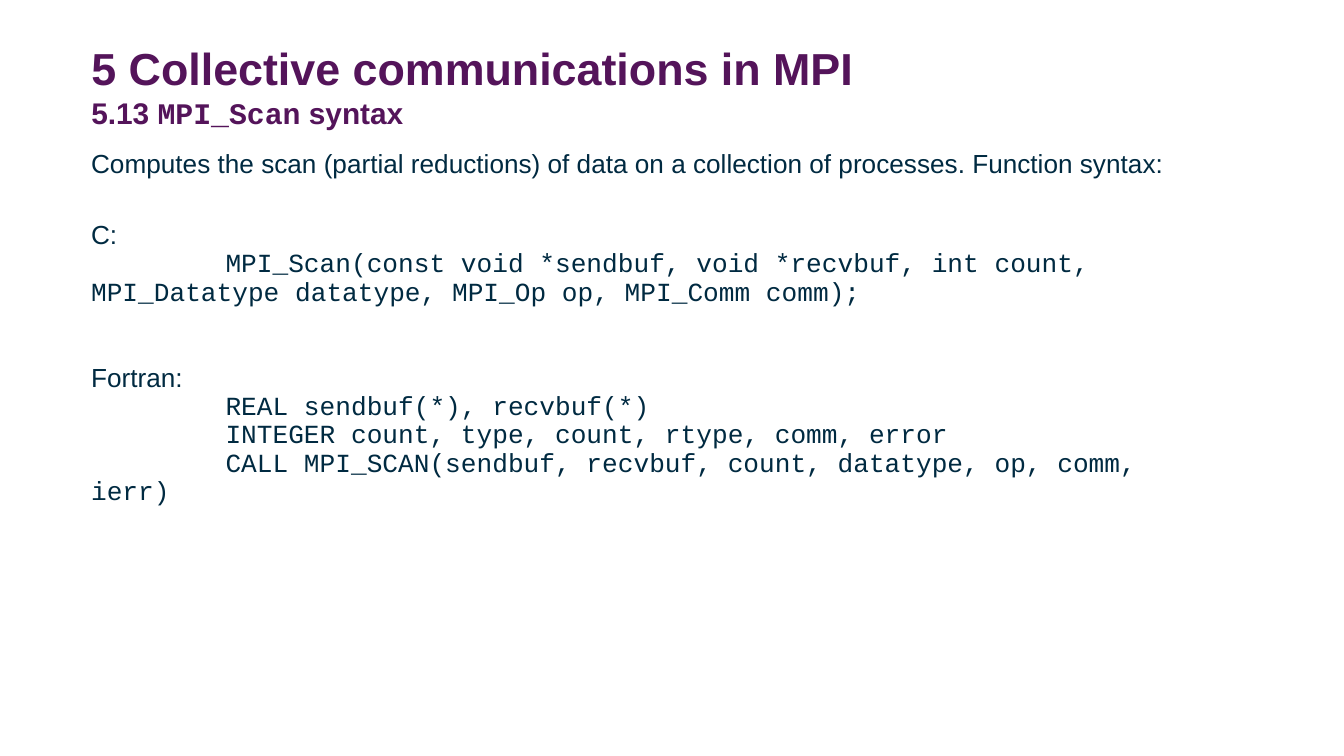
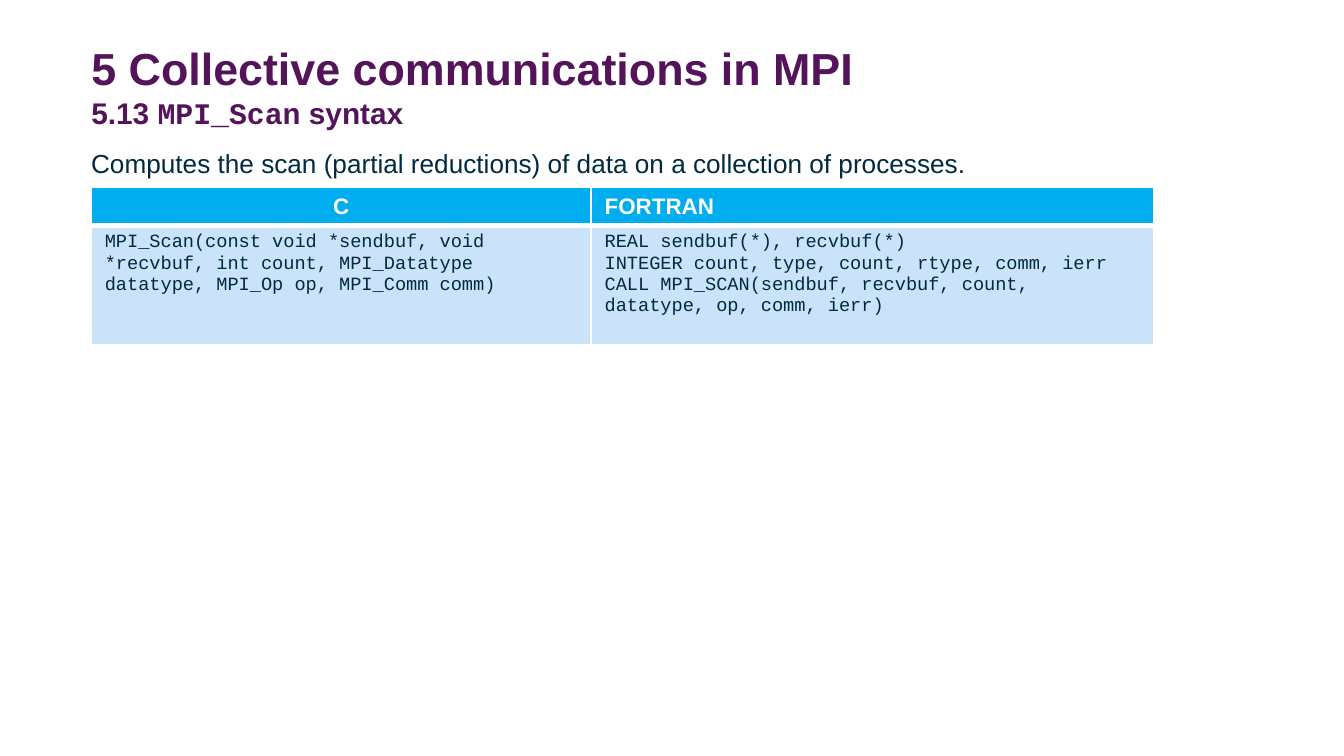
Before and after one commit to DurhamARC-Training/BasicParallelProgramming, a slide deck: slide 75 of OpenMPMPIShortCourse_Spring2026.odp (slide 70 before the commit). Drawn at 1344x756 pixels with LibreOffice and Linux fonts; fonts in the diff are those of the drawing; background and template pictures are left out. Boxes give left, top, right and bottom in pixels: in the first picture for what was removed or moved away, otherwise in the second. Text is boxed around its words. In the diff, an @@ line names an element or a change of style, - is before the commit and + after.

Commit message:
Improve MPI slides: edit some for P2P comms and add some figures for collect. comms

```diff
--- a/OpenMPMPIShortCourse_Spring2026.odp
+++ b/OpenMPMPIShortCourse_Spring2026.odp
@@ text at [91, 154, 965, 179]: text changed; font Courier New to Arial @@
-Computes the scan (partial reductions) of data on a collection of processes. Function syntax:
-C:
-MPI_Scan(const void *sendbuf, void *recvbuf, int count, MPI_Datatype datatype, MPI_Op op, MPI_Comm comm);
-Fortran:
-REAL sendbuf(*), recvbuf(*)
-INTEGER count, type, count, rtype, comm, error
-CALL MPI_SCAN(sendbuf, recvbuf, count, datatype, op, comm, ierr)
+Computes the scan (partial reductions) of data on a collection of processes.
@@ table added at [91, 187, 1153, 344], 2 rows, 2 columns @@
+C | FORTRAN
+MPI_Scan(const void *sendbuf, void *recvbuf, int count, MPI_Datatype datatype, MPI_Op op, MPI_Comm comm) | REAL sendbuf(*), recvbuf(*) / INTEGER count, type, count, rtype, comm, ierr / CALL MPI_SCAN(sendbuf, recvbuf, count, datatype, op, comm, ierr)
```
Also in this commit, not shown: 19 other slides changed, 6 slides added, 1 slide removed, 1 other file.
